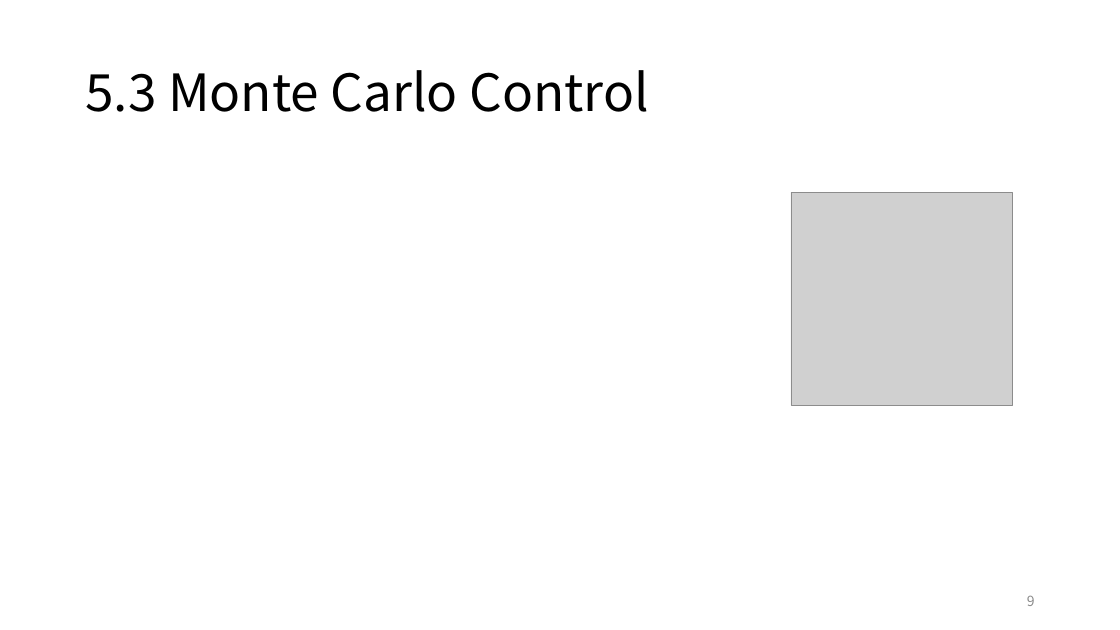
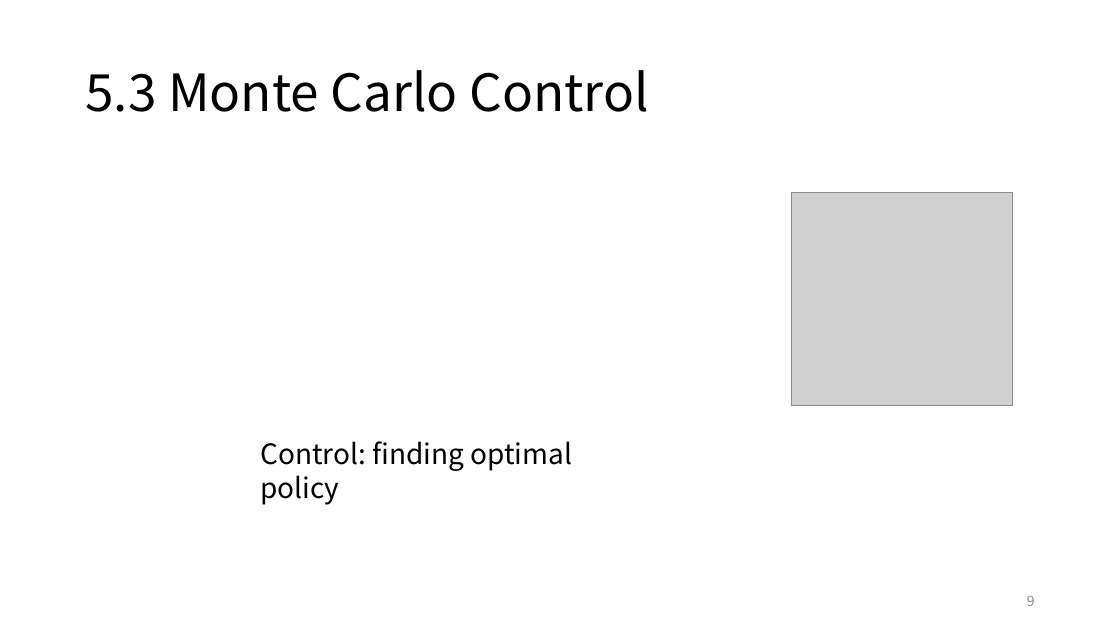
Before and after one commit to ggorr/MachineLearning, a slide deck: slide 9 of ReinforcementLearning/Ch05.pptx. Drawn at 1120x630 pixels with LibreOffice and Linux fonts; fonts in the diff are those of the drawing; grey boxes stand for pictures. Boxes give left, top, right and bottom in pixels: in the first picture for what was removed or moved away, otherwise in the second. Text is boxed around its words. In the diff, an @@ line names an element or a change of style, - is before the commit and + after.

```diff
--- a/ReinforcementLearning/Ch05.pptx
+++ b/ReinforcementLearning/Ch05.pptx
@@ text added at (260, 441, 572, 505), 24 pt, text #000000 @@
+Control: finding optimal policy
```
Also in this commit, not shown: 1 other slide changed, 4 slides added.
